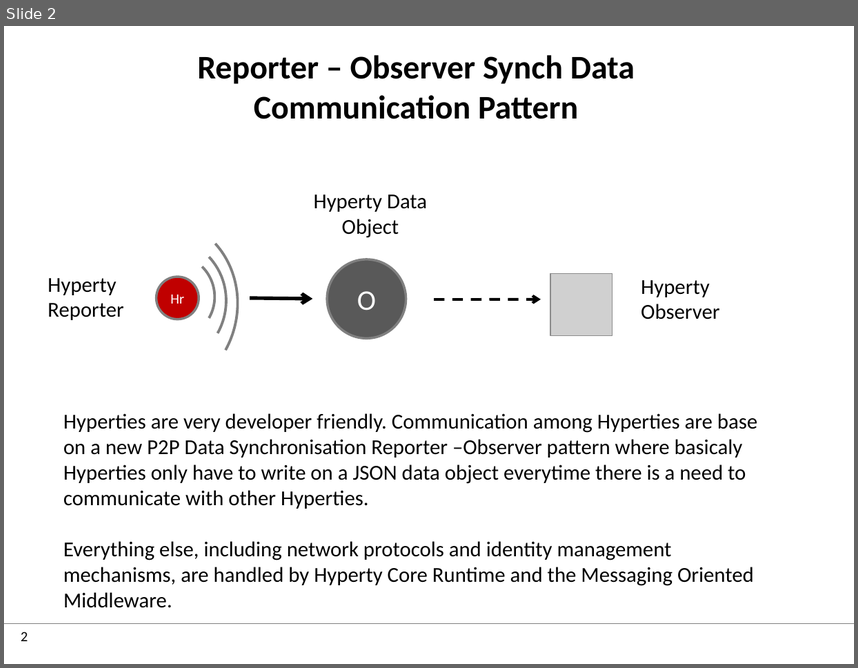
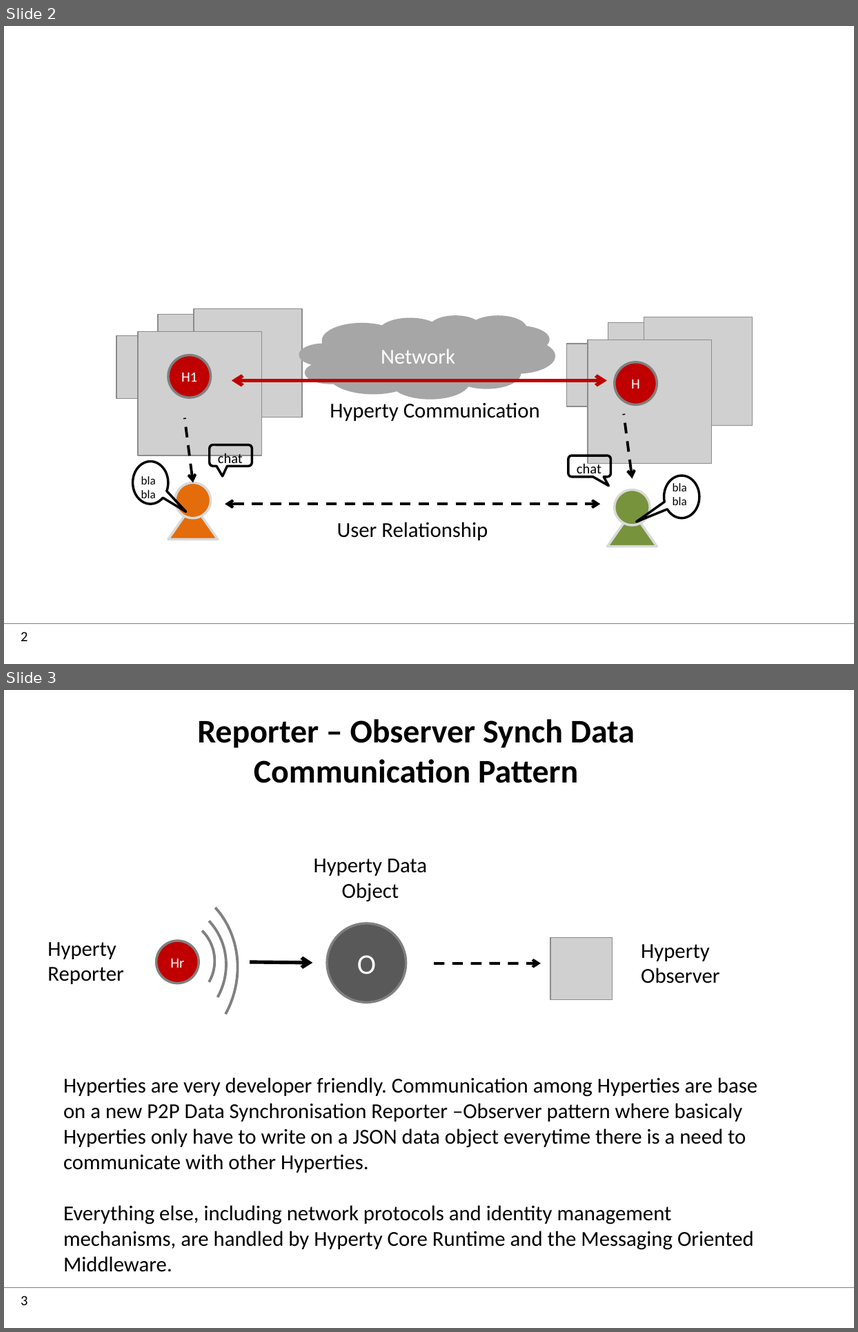
Before and after one commit to reTHINK-project/dev-service-framework, a slide deck: docs/manuals/images.pptx. Shown one above the other, each under a label of ours: slide 2 before the commit, slides 2 and 3 after it. The pictures are 858x668 and 858x1332 pixels, drawn with LibreOffice and Linux fonts; fonts in the diff are those of the drawing; grey boxes stand for pictures; background and template pictures are left out. Boxes give left, top, right and bottom in pixels: in the first picture for what was removed or moved away, otherwise in the second. Text is boxed around its words. In the diff, an @@ line names an element or a change of style, - is before the commit and + after.

Commit message:
hyperty image update

```diff
--- a/docs/manuals/images.pptx
+++ b/docs/manuals/images.pptx
@@ slide 2 added at (4, 26, 854, 664), background #FFFFFF; not listed: 2 template elements that a slide beside it also shows @@
@@ thought cloud added at (299, 315, 555, 399), fill #A6A6A6, 18 pt, text #FFFFFF @@
+Network
@@ group added at (116, 309, 301, 455): 4 pictures @@
@@ ellipse added at (168, 355, 210, 397), fill #C00000, outline #808080 2 pt, 12 pt, text #FFFFFF @@
+H1
@@ group added at (567, 316, 752, 463): 4 pictures @@
@@ ellipse added at (615, 362, 657, 404), fill #C00000, outline #808080 2 pt, 12 pt, text #FFFFFF @@
+H
@@ double arrow added from (232, 381) to (606, 381), #C00000 3 pt @@
@@ arrow added from (184, 418) to (193, 483), #000000 2.25 pt dashed @@
@@ text added at (330, 402, 540, 421), 18 pt, text #000000 @@
+Hyperty Communication
@@ arrow added from (624, 414) to (632, 478), #000000 2.25 pt dashed @@
@@ rounded speech box added at (210, 444, 252, 466), outline #000000 2 pt @@
@@ text added at (218, 452, 243, 467), 12 pt, text #000000 @@
+chat
@@ rounded speech box added at (568, 455, 611, 477), outline #000000 2 pt @@
@@ speech bubble added at (133, 461, 169, 503), outline #000000 2 pt @@
@@ text added at (141, 476, 156, 501), 10 pt, text #000000 @@
+bla bla
@@ text added at (577, 461, 602, 477), 12 pt, text #000000 @@
+chat
@@ speech bubble added at (664, 476, 700, 518), outline #000000 2 pt @@
@@ ellipse added at (176, 483, 212, 518), fill #E46C0A, outline #D9D9D9 2 pt @@
@@ ellipse added at (615, 489, 650, 525), fill #77933C, outline #D9D9D9 2 pt @@
@@ text added at (673, 483, 687, 505), 10 pt, text #000000 @@
+bla bla
@@ triangle added at (168, 503, 217, 539), fill #E46C0A, outline #D9D9D9 2 pt @@
@@ double arrow added from (225, 503) to (601, 503), #000000 2.25 pt dashed @@
@@ text added at (337, 521, 488, 540), 18 pt, text #000000 @@
+User Relationship
@@ triangle added at (608, 510, 657, 546), fill #77933C, outline #D9D9D9 2 pt @@
@@ what was slide 2 is now slide 3 @@
@@ page number at (21, 1295, 27, 1305): text changed @@
-2
+3
```
Also in this commit, not shown: 2 slides changed, 1 other file.
